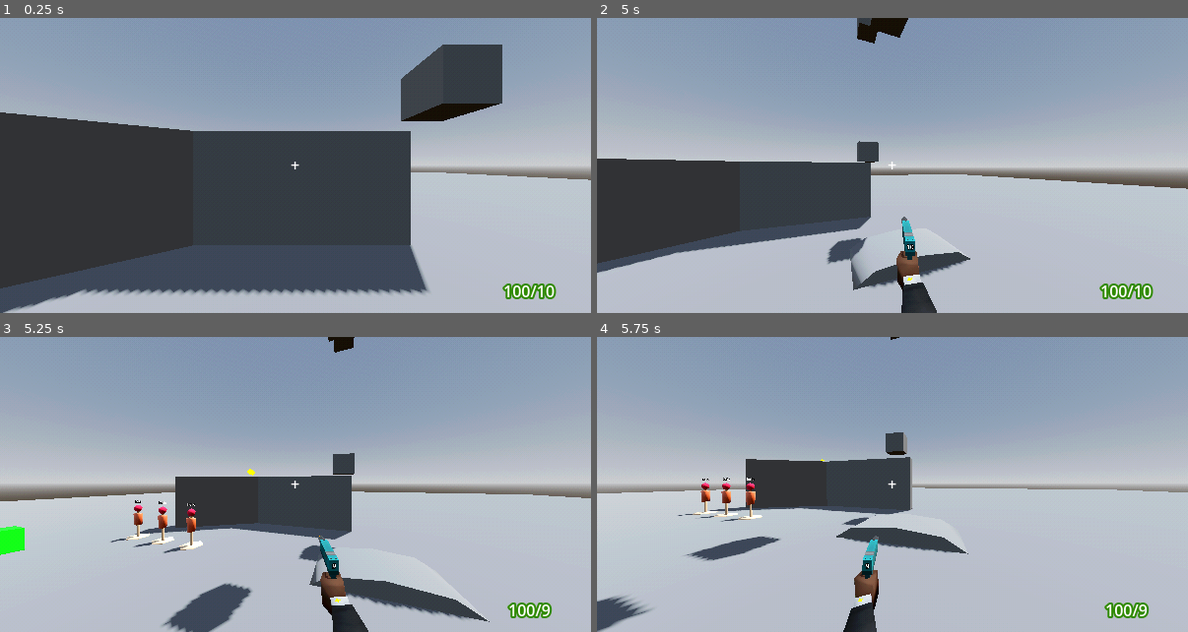
Above: before the commit, frames 1-4 (two rows, left to right).
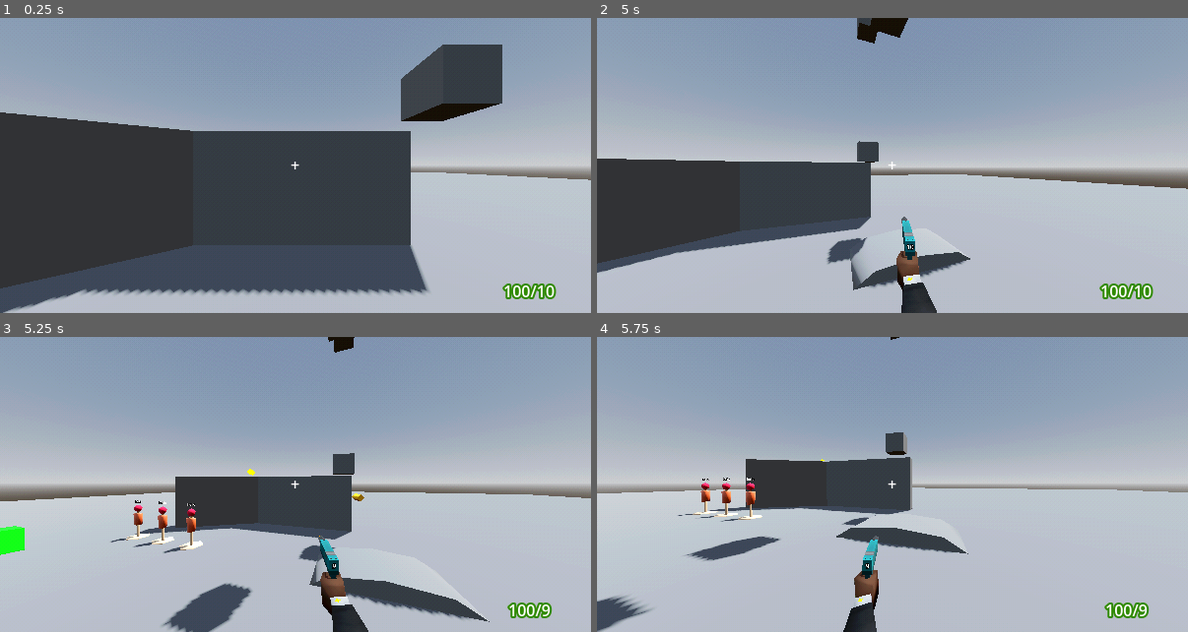
Above: after the commit, the same moments.

Repository: TheoLomeuBraga/kill-the-tower-boss
Game: Godot game, scene res://player/test_level.tscn
Two runs of this game, one before a commit and one after it. Both use one fixed random seed, a clock stepped at 60 frames per second and the inputs below. The project has no main scene, so this scene is started directly.
Inputs (mouse positions are in pixels of both pictures, inside the frame that each line leads up to):
- Up to frame 1 (0.25 s): no input
- Up to frame 2 (5 s): move the mouse to (862, 224) at 0.52 s; hold D (right) 0.53-2.03 s; tap W (foward) at 0.6 s; tap Space (jump) at 0.77, 1.52, 3.02, 3.77, 4.52 s; move the mouse to (939, 168) at 1.27 s; tap E (interact) at 1.35 s; move the mouse to (845, 162) at 2.02 s; hold A (left) 2.03-3.53 s; tap Down (look_down) at 2.1 s; move the mouse to (898, 165) at 2.77 s; tap Left (look_left) at 2.85 s; move the mouse to (868, 159) at 3.52 s; hold S (back) 3.53-4.28 s; tap Right (look_right) at 3.6 s; move the mouse to (922, 165) at 4.27 s; hold D (right) from 4.28 s (still down); tap Up (look_up) at 4.35 s
- Up to frame 3 (5.25 s): keep holding D (right); move the mouse to (265, 484) at 5.02 s; press the mouse at (265, 484) at 5.03 s
- Up to frame 4 (5.75 s): keep holding D (right)

Frames 1-2 are identical in both runs. In frame 3, less than 0.1% of the frame differs, in the area x 59-62%, y 53-56%; in frame 4, nothing differs.

Commit message:
add case ejectors

Diff:
--- a/player/guns/akimbo_smg/smg.tscn
+++ b/player/guns/akimbo_smg/smg.tscn
@@ -5,7 +5,25 @@
 [ext_resource type="AnimationNodeBlendTree" uid="uid://bcrpnapjoti11" path="res://player/guns/gun_animation_tree/gun_blend_tree.tres" id="3_oj3yb"]
 [ext_resource type="Script" uid="uid://ckec3yq1gbw7l" path="res://player/guns/gun_animation_tree/guns_animation_tree.gd" id="4_yrlok"]
 
-[node name="smg" unique_id=908887199 node_paths=PackedStringArray("gun", "muzles", "arm_l", "pole_l", "hand_l", "arm_r", "pole_r", "hand_r", "gun_animation_tree") instance=ExtResource("1_qsg63")]
+[sub_resource type="ParticleProcessMaterial" id="ParticleProcessMaterial_oj3yb"]
+inherit_velocity_ratio = 1.0
+direction = Vector3(-1, 0, -1)
+spread = 0.0
+initial_velocity_min = 1.0
+initial_velocity_max = 2.0
+
+[sub_resource type="StandardMaterial3D" id="StandardMaterial3D_70rjn"]
+albedo_color = Color(1, 0.72156864, 0, 1)
+
+[sub_resource type="CylinderMesh" id="CylinderMesh_yrlok"]
+material = SubResource("StandardMaterial3D_70rjn")
+top_radius = 0.01
+bottom_radius = 0.01
+height = 0.04
+radial_segments = 4
+rings = 0
+
+[node name="smg" unique_id=908887199 node_paths=PackedStringArray("gun", "muzles", "arm_l", "pole_l", "hand_l", "arm_r", "pole_r", "hand_r", "gun_animation_tree", "case_ejectors") instance=ExtResource("1_qsg63")]
 script = ExtResource("2_psmbu")
 gun = NodePath("Armature/Skeleton3D")
 muzles = [NodePath("Armature/Skeleton3D/gun_r/muzle_r"), NodePath("Armature/Skeleton3D/gun_l/muzle_l")]
@@ -18,6 +36,7 @@
 gun_animation_tree = NodePath("GunsAnimationTree")
 is_akimbo = true
 is_auto = true
+case_ejectors = [NodePath("Armature/Skeleton3D/gun_r/GPUParticles3D"), NodePath("Armature/Skeleton3D/gun_l/GPUParticles3D")]
 
 [node name="Skeleton3D" parent="Armature" parent_id_path=PackedInt32Array(1623499497) index="0" unique_id=45983954]
 bones/0/rotation = Quaternion(0.7071068, -3.0626617e-07, -3.0626617e-07, 0.7071068)
@@ -37,6 +56,14 @@
 [node name="Plane" parent="Armature/Skeleton3D/gun_r/Cube" index="0" unique_id=489416477]
 cast_shadow = 0
 
+[node name="GPUParticles3D" type="GPUParticles3D" parent="Armature/Skeleton3D/gun_r" parent_id_path=PackedInt32Array(526763921) index="3" unique_id=497847376]
+transform = Transform3D(1, 4.2351647e-22, 0, 2.3716923e-20, 0.9999997, 1.4210855e-14, 5.684342e-14, -1.4210855e-14, 0.9999997, -0.028920412, 0.023000002, -0.009999983)
+emitting = false
+amount = 10
+fixed_fps = 60
+process_material = SubResource("ParticleProcessMaterial_oj3yb")
+draw_pass_1 = SubResource("CylinderMesh_yrlok")
+
 [node name="gun_cocking_handle_l" parent="Armature/Skeleton3D" index="2" unique_id=487865964]
 transform = Transform3D(-3.576288e-07, -0.9999999, -4.5474735e-13, 1.5179342e-06, 0, -1, 0.9999999, -3.5762784e-07, 1.5179343e-06, 0.50000006, 0.099999994, 0.09999998)
 
@@ -51,6 +78,14 @@
 
 [node name="Plane_001" parent="Armature/Skeleton3D/gun_l/Cube_002" index="0" unique_id=859393520]
 cast_shadow = 0
+
+[node name="GPUParticles3D" type="GPUParticles3D" parent="Armature/Skeleton3D/gun_l" index="3" unique_id=944900423]
+transform = Transform3D(1, 4.2351647e-22, 0, 2.3716923e-20, 0.9999997, 1.4210855e-14, 5.684342e-14, -1.4210855e-14, 0.9999997, -0.028920412, 0.023000002, -0.009999983)
+emitting = false
+amount = 10
+fixed_fps = 60
+process_material = SubResource("ParticleProcessMaterial_oj3yb")
+draw_pass_1 = SubResource("CylinderMesh_yrlok")
 
 [node name="GunsAnimationTree" type="AnimationTree" parent="." index="6" unique_id=463612459]
 tree_root = ExtResource("3_oj3yb")
--- a/player/guns/pistol/pistol.tscn
+++ b/player/guns/pistol/pistol.tscn
@@ -12,18 +12,18 @@
 initial_velocity_min = 1.0
 initial_velocity_max = 2.0
 
-[sub_resource type="StandardMaterial3D" id="StandardMaterial3D_70rjn"]
+[sub_resource type="StandardMaterial3D" id="StandardMaterial3D_dg4nr"]
 albedo_color = Color(1, 0.72156864, 0, 1)
 
 [sub_resource type="CylinderMesh" id="CylinderMesh_dg4nr"]
-material = SubResource("StandardMaterial3D_70rjn")
+material = SubResource("StandardMaterial3D_dg4nr")
 top_radius = 0.01
 bottom_radius = 0.01
 height = 0.04
 radial_segments = 4
 rings = 0
 
-[node name="pistol" unique_id=1010539335 node_paths=PackedStringArray("gun", "muzles", "arm_l", "pole_l", "hand_l", "arm_r", "pole_r", "hand_r", "gun_animation_tree", "labels") instance=ExtResource("1_6becj")]
+[node name="pistol" unique_id=1010539335 node_paths=PackedStringArray("gun", "muzles", "arm_l", "pole_l", "hand_l", "arm_r", "pole_r", "hand_r", "gun_animation_tree", "case_ejectors", "labels") instance=ExtResource("1_6becj")]
 script = ExtResource("2_xco6c")
 gun = NodePath("Armature/Skeleton3D")
 muzles = [NodePath("Armature/Skeleton3D/Bone/Cube/muzle")]
@@ -34,17 +34,18 @@
 pole_r = NodePath("pole_r")
 hand_r = NodePath("Armature/Skeleton3D/Bone/hand_r")
 gun_animation_tree = NodePath("GunsAnimationTree")
+case_ejectors = [NodePath("Armature/Skeleton3D/Bone_001/GPUParticles3D")]
 labels = [NodePath("Armature/Skeleton3D/Bone_001/Cube_001/Label3D")]
 display_text = "22"
 
-[node name="Skeleton3D" parent="Armature" parent_id_path=PackedInt32Array(906280836) index="0" unique_id=1396055731]
+[node name="Skeleton3D" parent="Armature" parent_id_path=PackedInt32Array(1113298282) index="0" unique_id=750741924]
 bones/0/rotation = Quaternion(-2.9802326e-08, 1.1920928e-07, -2.5243543e-29, 1)
 bones/1/position = Vector3(-2.9975933e-10, 0.08906293, 0.0012572818)
 
-[node name="Bone_001" parent="Armature/Skeleton3D" index="0" unique_id=1611172983]
+[node name="Bone_001" parent="Armature/Skeleton3D" index="0" unique_id=1717898558]
 transform = Transform3D(1, 1.4210855e-14, 1.5099573e-07, 1.5099572e-07, -5.9604638e-08, -0.9999998, -5.684342e-14, 0.9999998, -5.960467e-08, -6.661338e-16, 0.08906292, 0.0012572763)
 
-[node name="Cube_001" parent="Armature/Skeleton3D/Bone_001" index="0" unique_id=188597866]
+[node name="Cube_001" parent="Armature/Skeleton3D/Bone_001" index="0" unique_id=1780161498]
 cast_shadow = 0
 
 [node name="Label3D" type="Label3D" parent="Armature/Skeleton3D/Bone_001/Cube_001" index="0" unique_id=1241511390]
@@ -61,13 +62,13 @@
 process_material = SubResource("ParticleProcessMaterial_xco6c")
 draw_pass_1 = SubResource("CylinderMesh_dg4nr")
 
-[node name="Bone" parent="Armature/Skeleton3D" index="1" unique_id=1062130155]
+[node name="Bone" parent="Armature/Skeleton3D" index="1" unique_id=88055778]
 transform = Transform3D(1, -7.105427e-15, 2.3841855e-07, -7.1054274e-15, 0.99999994, 5.9604645e-08, -2.3841856e-07, -5.9604645e-08, 0.99999994, 0, 0, 0)
 
-[node name="Cube" parent="Armature/Skeleton3D/Bone" index="0" unique_id=521620908]
+[node name="Cube" parent="Armature/Skeleton3D/Bone" index="0" unique_id=44110396]
 cast_shadow = 0
 
-[node name="AnimationPlayer" parent="." index="6" unique_id=473114032]
+[node name="AnimationPlayer" parent="." index="6" unique_id=119224451]
 playback_default_blend_time = 0.1
 
 [node name="GunsAnimationTree" type="AnimationTree" parent="." index="7" unique_id=597042579]
--- a/scripts/project_behavior.gd
+++ b/scripts/project_behavior.gd
@@ -31,7 +31,8 @@
 		model = data.model.instantiate()
 		get_parent().add_child(model)
 		model.global_position = muzle_position
-		model.look_at(target_position)
+		#model.look_at(global_position - global_basis.z)
+		model.global_rotation = global_rotation
 
 func start_shape() -> void:
 
Not shown, changed: player/guns/akimbo_smg/smg.blend
Not shown, changed: player/guns/akimbo_smg/smg.blend1
